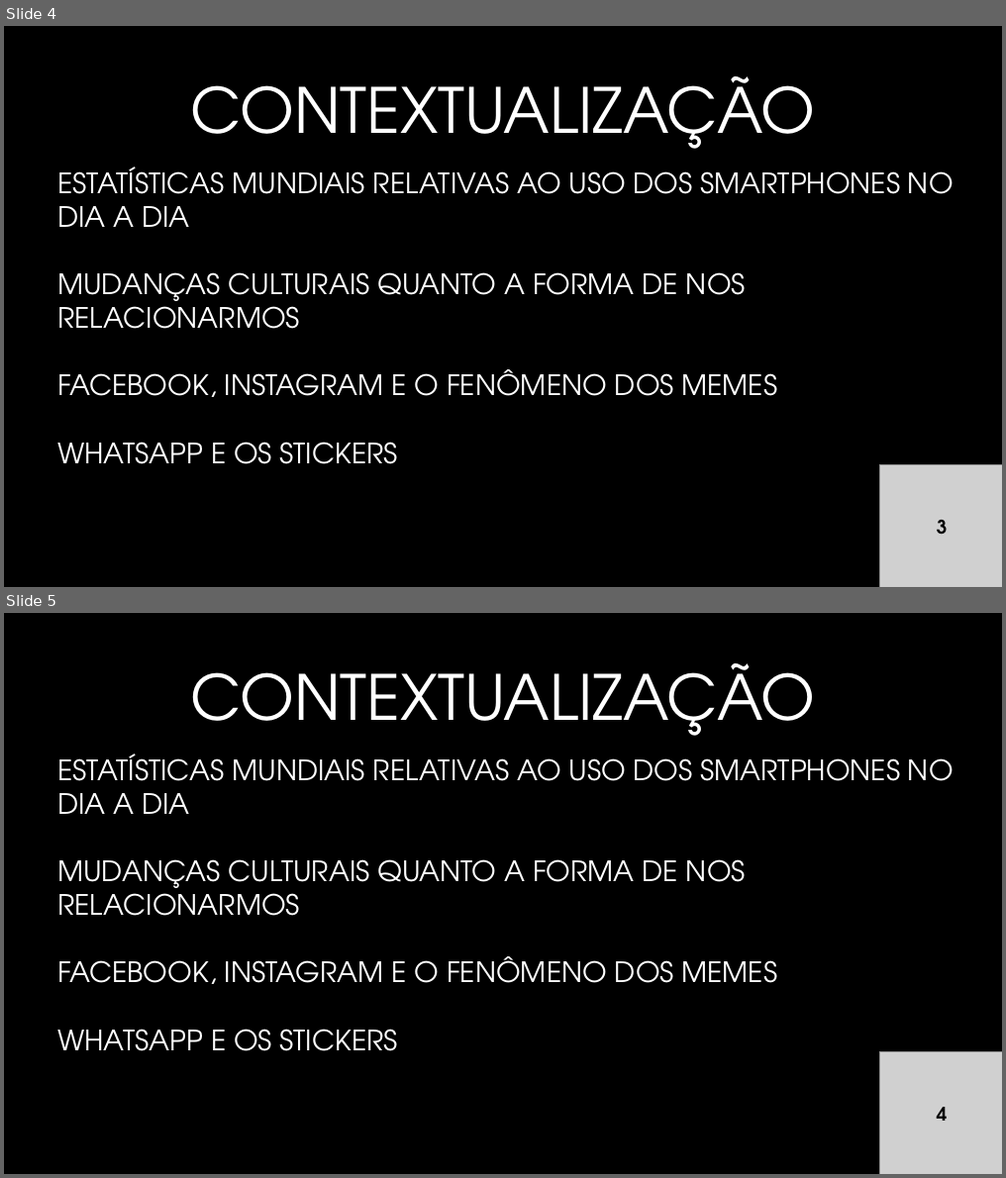
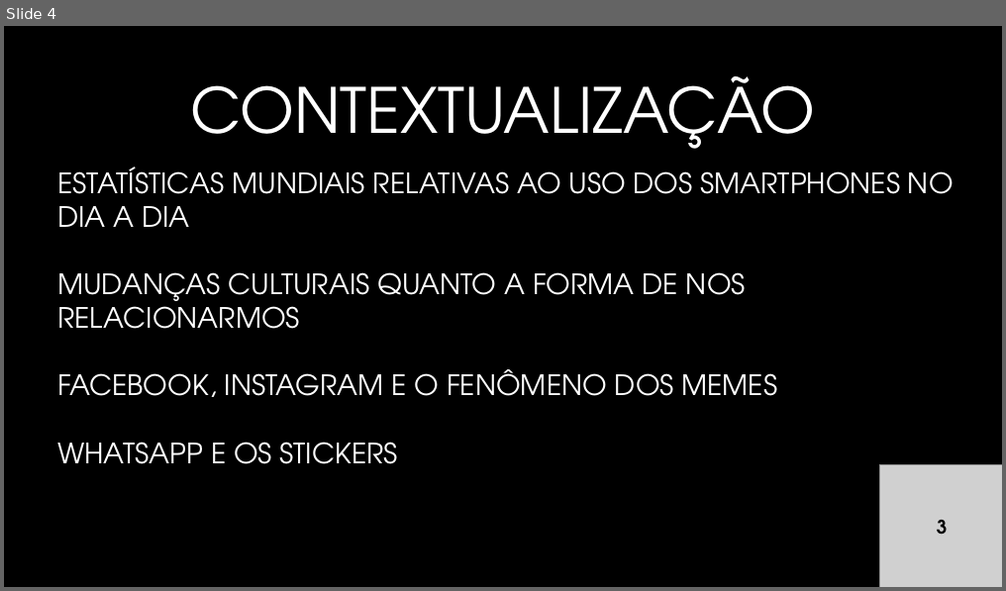
Before and after one commit to rafaelcavalieri/GalleryApp, a slide deck: docs/apresentação tcc.pptx. Shown one above the other, each under a label of ours: slides 4 and 5 before the commit, slide 4 after it. The pictures are 1006x1178 and 1006x591 pixels, drawn with LibreOffice and Linux fonts; fonts in the diff are those of the drawing; grey boxes stand for pictures; background and template pictures are left out. Boxes give left, top, right and bottom in pixels: in the first picture for what was removed or moved away, otherwise in the second. Text is boxed around its words. In the diff, an @@ line names an element or a change of style, - is before the commit and + after.

```diff
--- a/docs/apresentação tcc.pptx
+++ b/docs/apresentação tcc.pptx
@@ slide 5 removed at (x1=4, y1=613, x2=1002, y2=1174), background #000000 @@
@@ title removed at (x1=190, y1=663, x2=815, y2=736) @@
-CONTEXTUALIZAÇÃO
@@ text removed at (x1=57, y1=754, x2=953, y2=1052) @@
-ESTATÍSTICAS MUNDIAIS RELATIVAS AO USO DOS SMARTPHONES NO DIA A DIA
-MUDANÇAS CULTURAIS QUANTO A FORMA DE NOS RELACIONARMOS
-FACEBOOK, INSTAGRAM E O FENÔMENO DOS MEMES
-WHATSAPP E OS STICKERS
@@ picture removed at (x1=880, y1=1053, x2=1002, y2=1174) @@
@@ text removed at (x1=937, y1=1107, x2=947, y2=1121) @@
-4
```
Also in this commit, not shown: 3 slides changed, 5 slides added.
